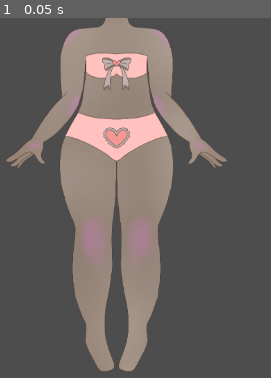
Above: before the commit, frame 1.
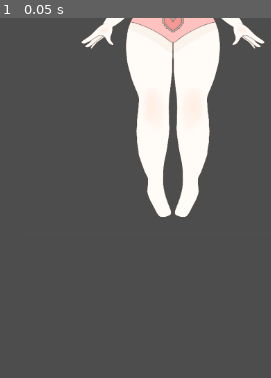
Above: after the commit, the same moment.

Repository: biarog/Jogo-de-Vestir
Game: Godot game, scene res://Cenas/player.tscn
The game is run twice, just before and just after one commit, with the same random seed, the same clock (stepped at 60 frames per second) and the same inputs. The project has no main scene, so this scene is started directly.
Inputs:
- Up to frame 1 (0.05 s): no input

The runs differ from the first frame. In frame 1, 40% of the frame differs, in the area x 2-98%, y 0-99%.

Commit message:
sprites corpinho atualizadas

Diff:
--- a/Cenas/player.tscn
+++ b/Cenas/player.tscn
@@ -1,22 +1,22 @@
 [gd_scene load_steps=3 format=3 uid="uid://dpl3o42ejwcha"]
 
-[ext_resource type="Texture2D" uid="uid://cjm2xqrths83s" path="res://Artes/corpo1 sprite.png" id="1_mcklx"]
-[ext_resource type="Texture2D" uid="uid://v0msmtmnymmp" path="res://Artes/corpo2 sprite.png" id="2_kygeq"]
+[ext_resource type="Texture2D" uid="uid://c1umm5qu13ha7" path="res://Artes/sprite corpo1.png" id="1_2wxwp"]
+[ext_resource type="Texture2D" uid="uid://cgxwmfcxxwtov" path="res://Artes/sprite corpo2.png" id="2_870np"]
 
 [node name="Player" type="Node2D"]
 
 [node name="Corpo1" type="Node2D" parent="."]
 scale = Vector2(0.005, 0.005)
 
-[node name="Corpo1Sprite" type="Sprite2D" parent="Corpo1"]
-position = Vector2(-63600, 37600)
-scale = Vector2(100, 100)
-texture = ExtResource("1_mcklx")
+[node name="Pele" type="Sprite2D" parent="Corpo1"]
+scale = Vector2(0.5, 0.5)
+
+[node name="SpriteCorpo1" type="Sprite2D" parent="Corpo1/Pele"]
+position = Vector2(-100800, 13600)
+scale = Vector2(200, 200)
+texture = ExtResource("1_2wxwp")
 hframes = 4
 vframes = 2
-frame = 1
-
-[node name="Pele" type="Sprite2D" parent="Corpo1"]
 
 [node name="Olho" type="Sprite2D" parent="Corpo1"]
 
@@ -42,9 +42,9 @@
 
 [node name="Sapato" type="Sprite2D" parent="Corpo2"]
 
-[node name="Corpo2Sprite" type="Sprite2D" parent="."]
-position = Vector2(249, 199)
+[node name="SpriteCorpo2" type="Sprite2D" parent="."]
+position = Vector2(333, 31)
 scale = Vector2(0.5, 0.5)
-texture = ExtResource("2_kygeq")
+texture = ExtResource("2_870np")
 hframes = 4
 vframes = 2
Binary file removed: Artes/corpo1 sprite.png
Binary file removed: Artes/corpo2 sprite.png
Binary file added: Artes/sprite corpo1.png
Not shown, changed: Artes/sprite corpo1.png.import
Binary file added: Artes/sprite corpo2.png
Not shown, changed: Artes/sprite corpo2.png.import
